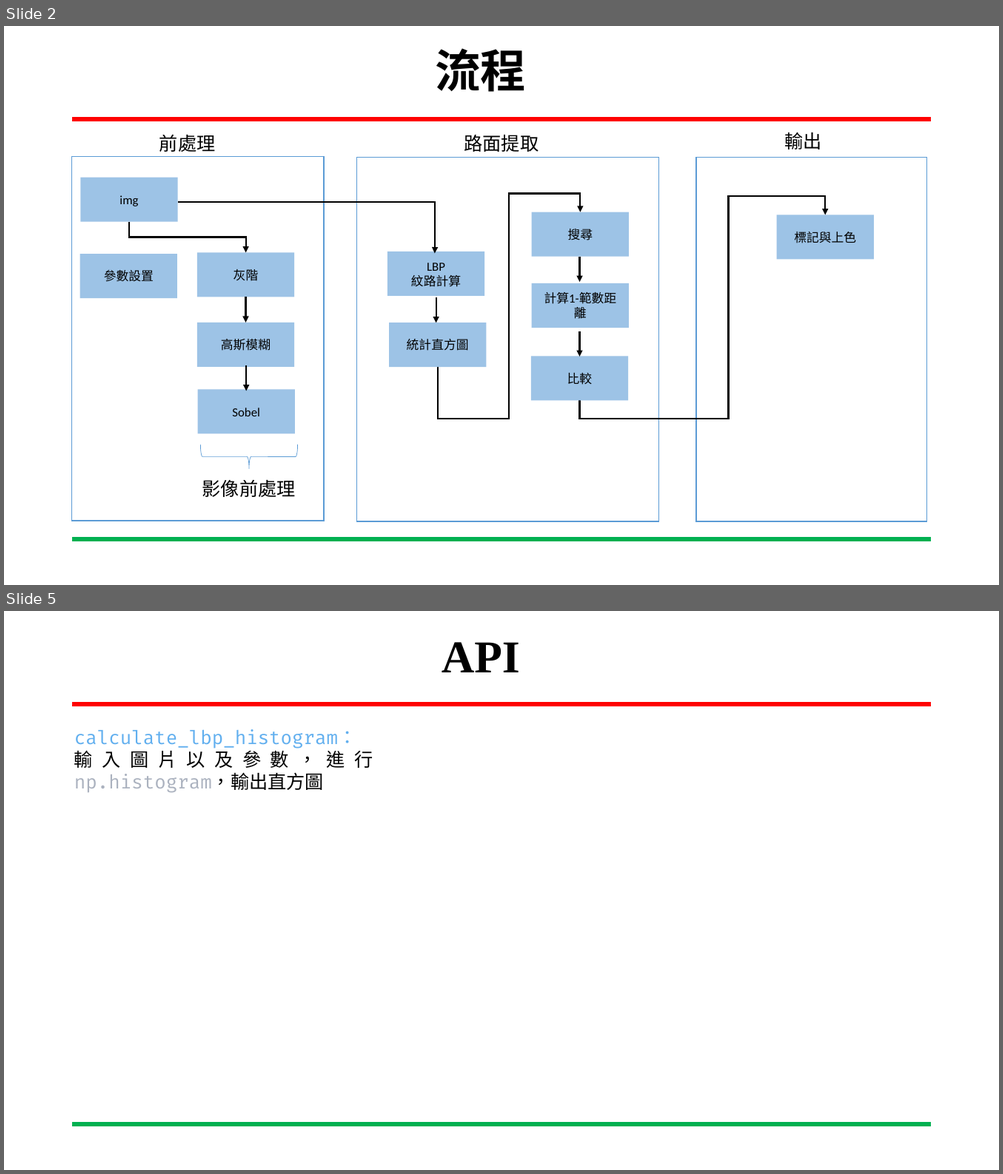
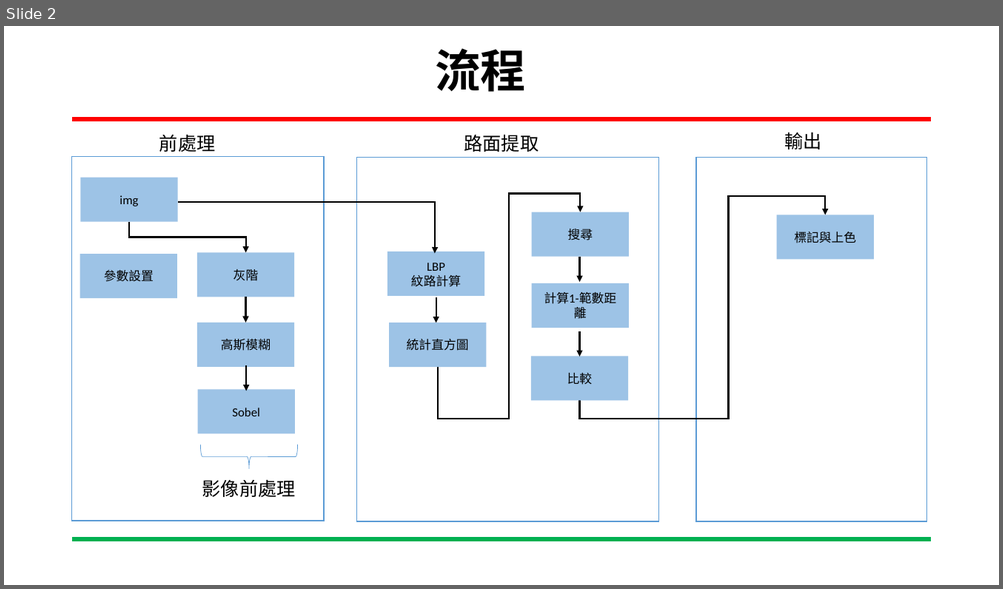
Before and after one commit to CCH147/113embedded-image, a slide deck: 嵌入式影像處理_1107.pptx. Shown one above the other, each under a label of ours: slides 2 and 5 before the commit, slide 2 after it; the slides between them are not shown. The pictures are 1003x1174 and 1003x589 pixels, drawn with LibreOffice and Linux fonts; fonts in the diff are those of the drawing; background and template pictures are left out. Boxes give left, top, right and bottom in pixels: in the first picture for what was removed or moved away, otherwise in the second. Text is boxed around its words. In the diff, an @@ line names an element or a change of style, - is before the commit and + after.

```diff
--- a/嵌入式影像處理_1107.pptx
+++ b/嵌入式影像處理_1107.pptx
@@ slide 5 removed at [4, 611, 999, 1170], background #FFFFFF; not listed: 2 template elements that a slide beside it also shows @@
@@ title removed at [441, 642, 520, 672] @@
-API
@@ text removed at [74, 729, 373, 792] @@
-calculate_lbp_histogram：
-輸入圖片以及參數，進行np.histogram，輸出直方圖
```
Also in this commit, not shown: 3 slides changed, 3 slides added, 3 other slides removed.
